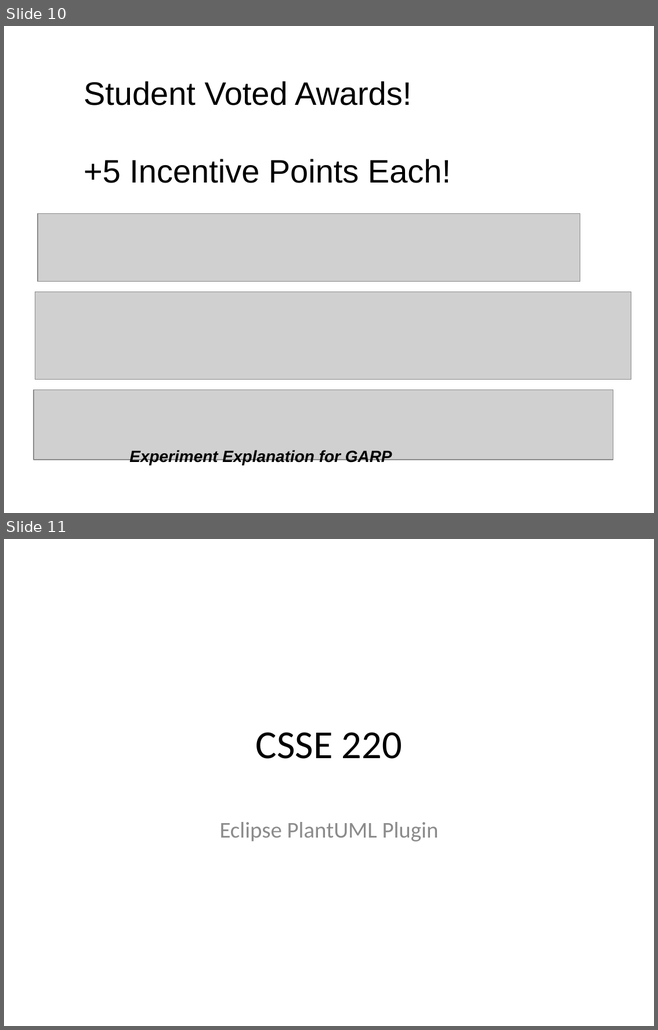
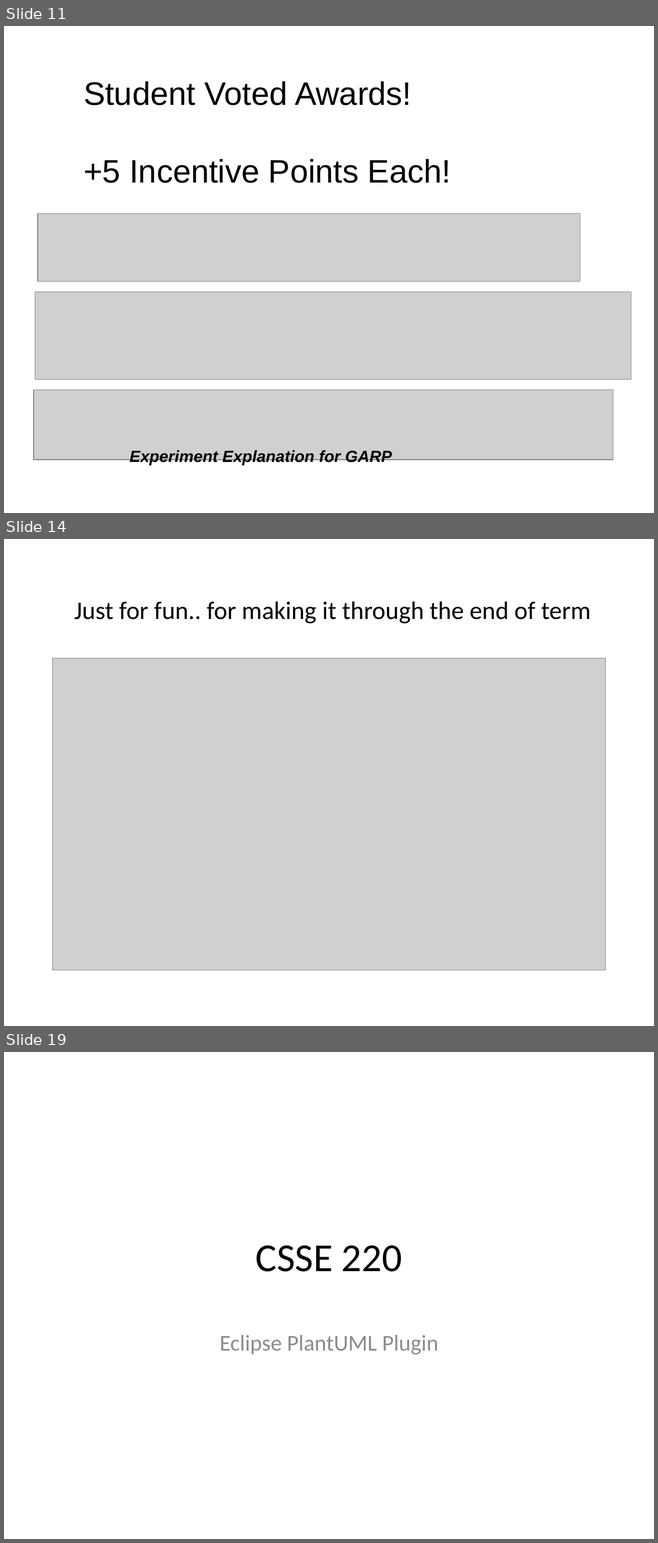
Before and after one commit to RHIT-CSSE/csse220, a slide deck: ClassMaterials/ProjectPresentations/PresentationGuidelinesAndPlantUMLEclipsePlugin.pptx. Shown one above the other, each under a label of ours: slides 10 and 11 before the commit, slides 11, 14 and 19 after it; the slides between them are not shown. The pictures are 658x1030 and 658x1543 pixels, drawn with LibreOffice and Linux fonts; fonts in the diff are those of the drawing; grey boxes stand for pictures. Boxes give left, top, right and bottom in pixels: in the first picture for what was removed or moved away, otherwise in the second. Text is boxed around its words. In the diff, an @@ line names an element or a change of style, - is before the commit and + after.

```diff
--- a/ClassMaterials/ProjectPresentations/PresentationGuidelinesAndPlantUMLEclipsePlugin.pptx
+++ b/ClassMaterials/ProjectPresentations/PresentationGuidelinesAndPlantUMLEclipsePlugin.pptx
@@ slide 14 added at <box>4,539,654,1026</box>, background #FFFFFF @@
@@ title added at <box>74,601,591,624</box>, 28 pt, text #000000 @@
+Just for fun.. for making it through the end of term
@@ picture added at <box>53,658,605,971</box> @@
@@ what was slide 10 is now slide 11 @@
@@ what was slide 11 is now slide 19 @@
```
Also in this commit, not shown: 2 slides changed, 7 other slides added, 5 other files.
